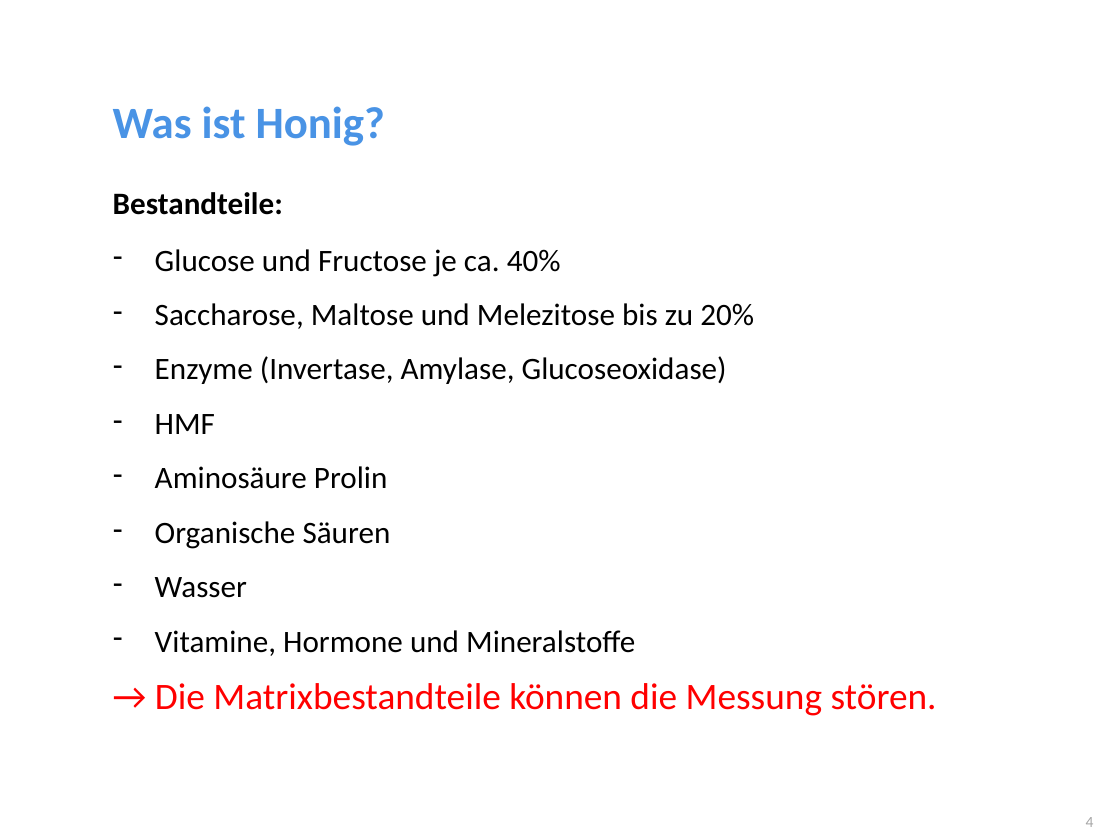
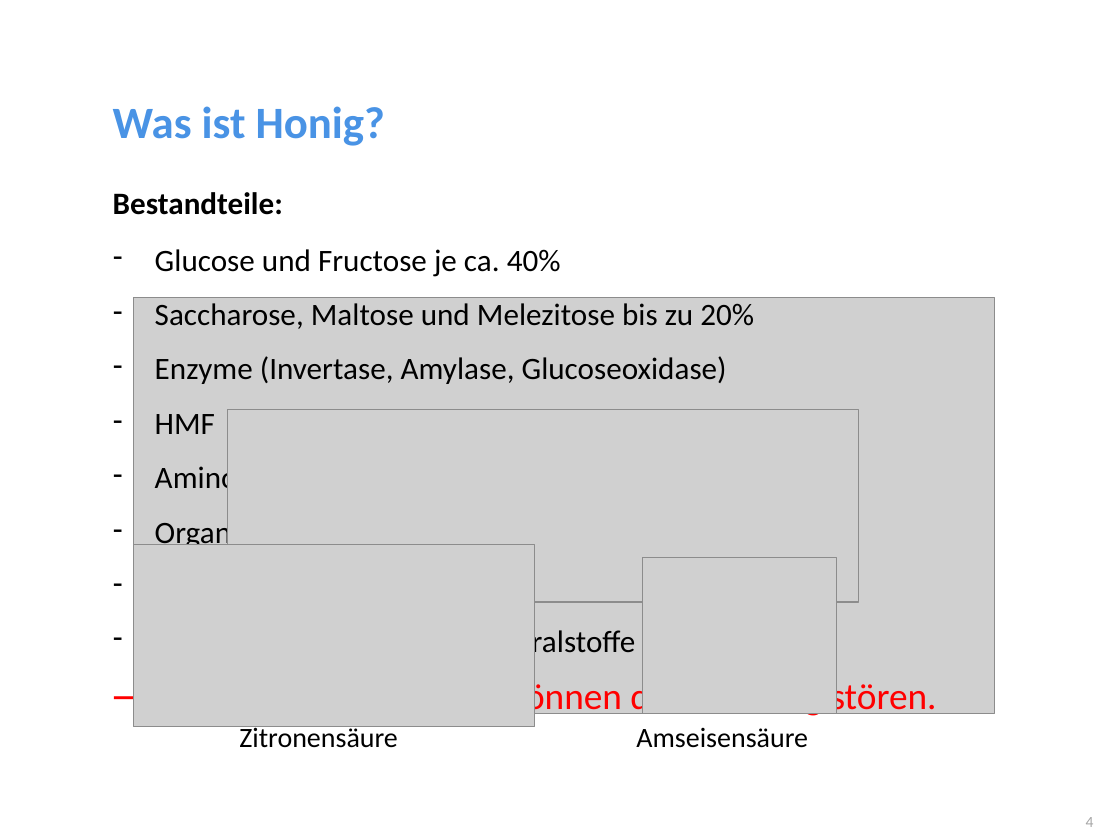
Before and after one commit to bastet56/Abschlussprojekt, a slide deck: slide 4 of Vortrag/Abschlussprojekt.pptx. Drawn at 1120x840 pixels with LibreOffice and Linux fonts; fonts in the diff are those of the drawing; grey boxes stand for pictures; background and template pictures are left out. Boxes give left, top, right and bottom in pixels: in the first picture for what was removed or moved away, otherwise in the second. Text is boxed around its words. In the diff, an @@ line names an element or a change of style, - is before the commit and + after.

Commit message:
Animationen hinzugefügt
Honig Matrix Animationen hinzugefügt + ein Paar Quellen (Bilder)

```diff
--- a/Vortrag/Abschlussprojekt.pptx
+++ b/Vortrag/Abschlussprojekt.pptx
@@ picture added at (x1=133, y1=298, x2=995, y2=715) @@
@@ picture added at (x1=227, y1=409, x2=859, y2=601) @@
@@ picture added at (x1=133, y1=544, x2=535, y2=726) @@
@@ picture added at (x1=643, y1=558, x2=837, y2=715) @@
@@ text added at (x1=239, y1=723, x2=398, y2=748), 18 pt, text #000000 @@
+Zitronensäure
@@ text added at (x1=636, y1=728, x2=808, y2=748), 18 pt, text #000000 @@
+Amseisensäure
```
Also in this commit, not shown: 3 other slides changed, 3 other files.
